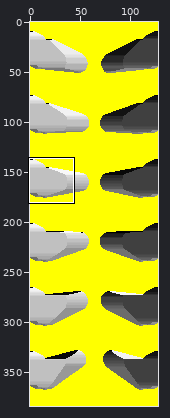
Two states of a sprite sheet, convert/flippers.gif. Above: a wide view before the commit, with the close-up outlined.
Close-up. As it was:
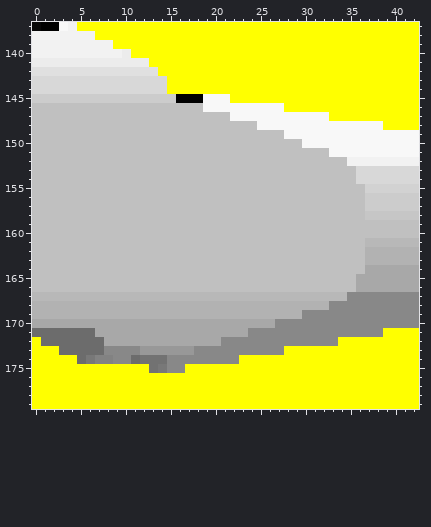
The file is 128x384 pixels. Colours within 5 levels of each other are drawn and written as one. Shown: x 0..42, y 137..179. The commit also changed other parts of the picture, which this record leaves out.
After the commit:
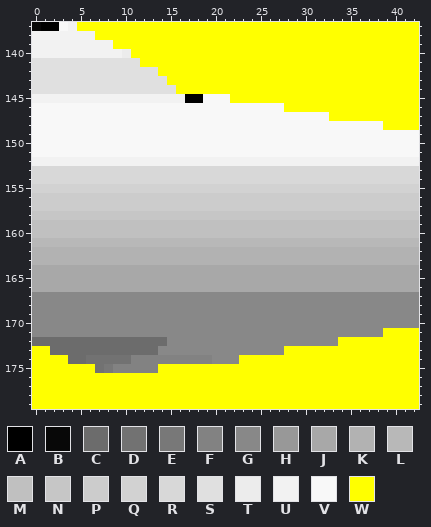
Palette (. is transparent): A #000000  B #080808  C #6c6c6c  D #727272  E #787878  F #828282  G #888888  H #989898  J #a8a8a8  K #b2b2b2  L #b8b8b8  M #c0c0c0  N #c6c6c6  P #cccccc  Q #d2d2d2  R #d8d8d8  S #e0e0e0  T #ececec  U #f2f2f2  V #f8f8f8  W #ffff00
The exact change:
Colour G becomes colour C in row 173 at x 8 to 11.
Colour H becomes colour C in row 173 at x 12 to 13.
Colour J becomes colour C in row 172 at x 8 to 14.
Colour W becomes colour C in row 172 at x 0; in row 173 at x 2; in row 174 at x 4.
Colour E becomes colour D in row 174 at x 6.
Colour F becomes colour D in row 174 at x 7 to 8.
Colour G becomes colour D in row 174 at x 9 to 10.
Colour W becomes colour D in row 175 at x 7.
Colour W becomes colour E in row 175 at x 8.
Colour C becomes colour F in row 174 at x 11.
Colour D becomes colour F in row 174 at x 12 to 14; in row 175 at x 13.
Colour G becomes colour F in row 174 at x 15 to 19.
Colour W becomes colour F in row 175 at x 9 to 12.
Colour C becomes colour G in row 171 at x 0 to 6.
Colour H becomes colour G in row 173 at x 14 to 17.
Colour J becomes colour G in row 170 at x 0 to 26; in row 171 at x 7 to 23; in row 172 at x 15 to 20.
Colour K becomes colour G in row 168 at x 0 to 32; in row 169 at x 0 to 29.
Colour L becomes colour G in row 167 at x 0 to 34.
Colour M becomes colour J in row 164 at x 0 to 36; in rows 165 to 166 at x 0 to 35.
Colour M becomes colour K in rows 162 to 163 at x 0 to 36.
Colour M becomes colour L in row 161 at x 0 to 36.
Colour M becomes colour N in row 158 at x 0 to 36.
Colour M becomes colour P in rows 156 to 157 at x 0 to 36.
Colour M becomes colour Q in row 155 at x 0 to 36.
Colour M becomes colour R in rows 153 to 154 at x 0 to 35.
Colour R becomes colour S in rows 143 to 144 at x 0 to 14.
Colour T becomes colour S in row 141 at x 0 to 11.
Colour W becomes colour S in row 144 at x 15.
Colour A becomes colour U in row 145 at x 16.
Colour M becomes colour U in row 152 at x 0 to 34.
Colour P becomes colour U in row 145 at x 0 to 15.
Colour M becomes colour V in row 146 at x 0 to 18; in row 147 at x 0 to 21; in row 148 at x 0 to 24; in row 149 at x 0 to 27; in row 150 at x 0 to 29; in row 151 at x 0 to 32.
Colour E becomes colour W in row 175 at x 14.
Colour G becomes colour W in row 175 at x 15 to 16.
Colour T becomes colour W in row 141 at x 12.
Pixel boxes of the changes (left, top, right, bottom) in both close-ups:
changed: (32, 58, 365, 373)
